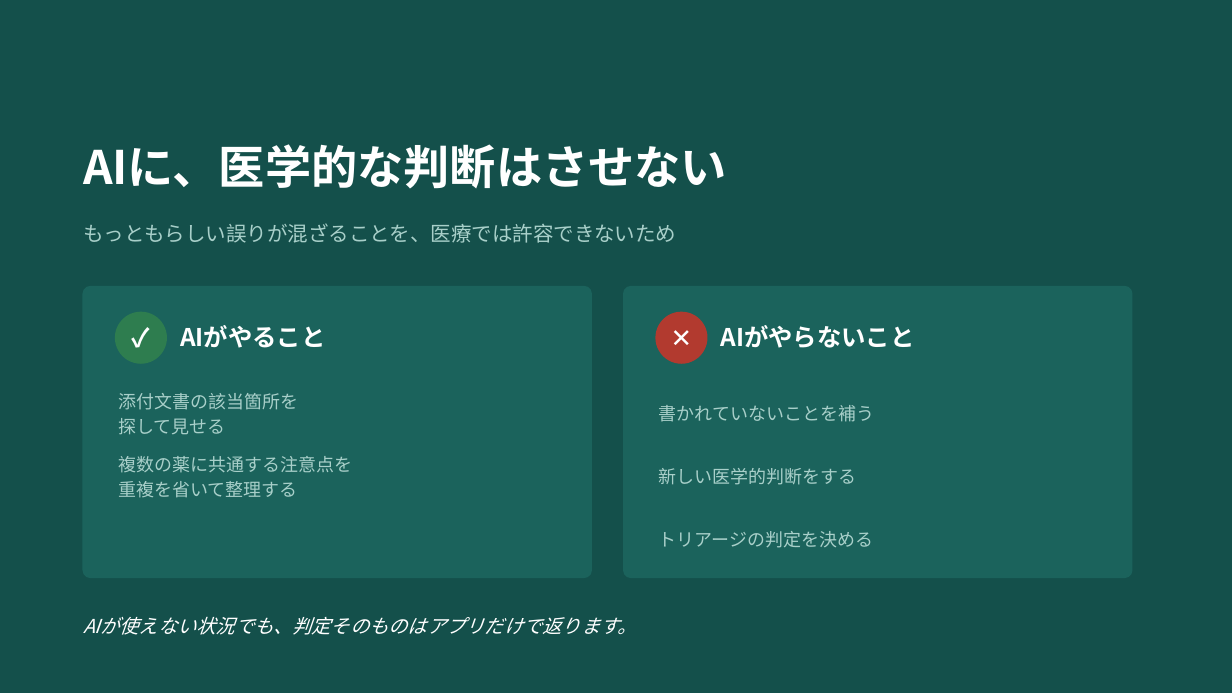
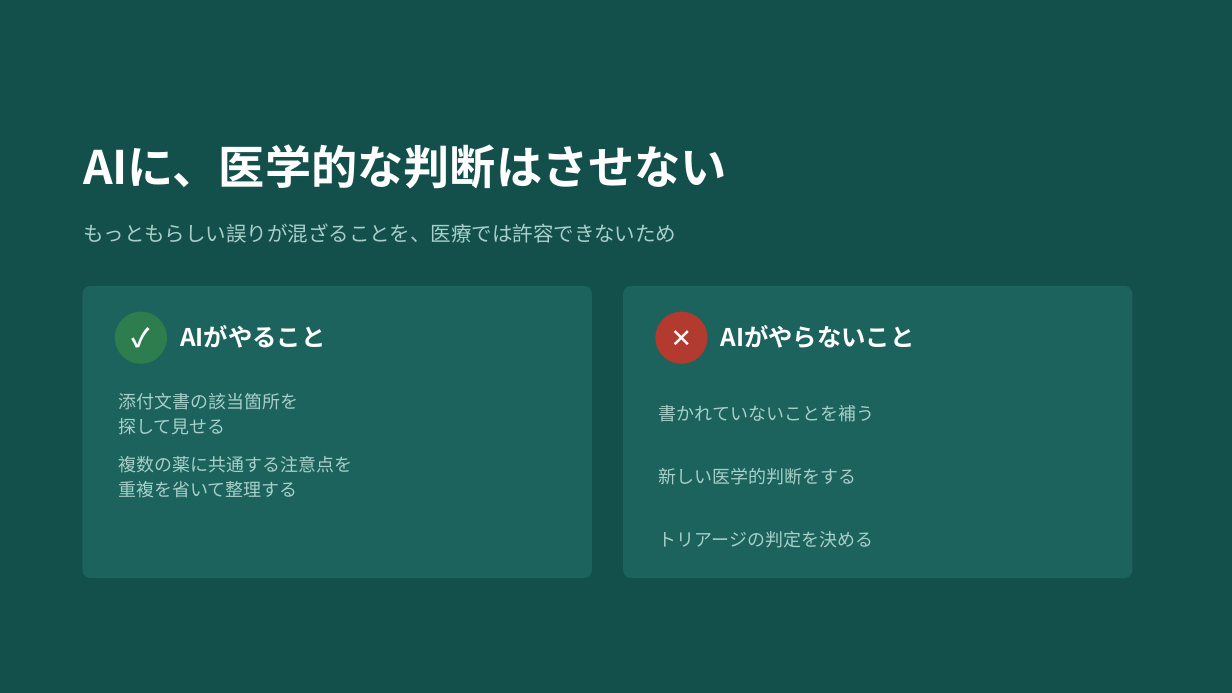
Before and after one commit to taisako082600-spec/pharmacare, a slide deck: slide 9 of PharmaCare_紹介資料.pptx. Drawn at 1232x693 pixels with LibreOffice and Linux fonts; fonts in the diff are those of the drawing. Boxes give left, top, right and bottom in pixels: in the first picture for what was removed or moved away, otherwise in the second. Text is boxed around its words. In the diff, an @@ line names an element or a change of style, - is before the commit and + after.

```diff
--- a/PharmaCare_紹介資料.pptx
+++ b/PharmaCare_紹介資料.pptx
@@ text removed at [83,617,637,635] @@
-AIが使えない状況でも、判定そのものはアプリだけで返ります。
```
Also in this commit, not shown: 1 other slide changed, 1 other file.
